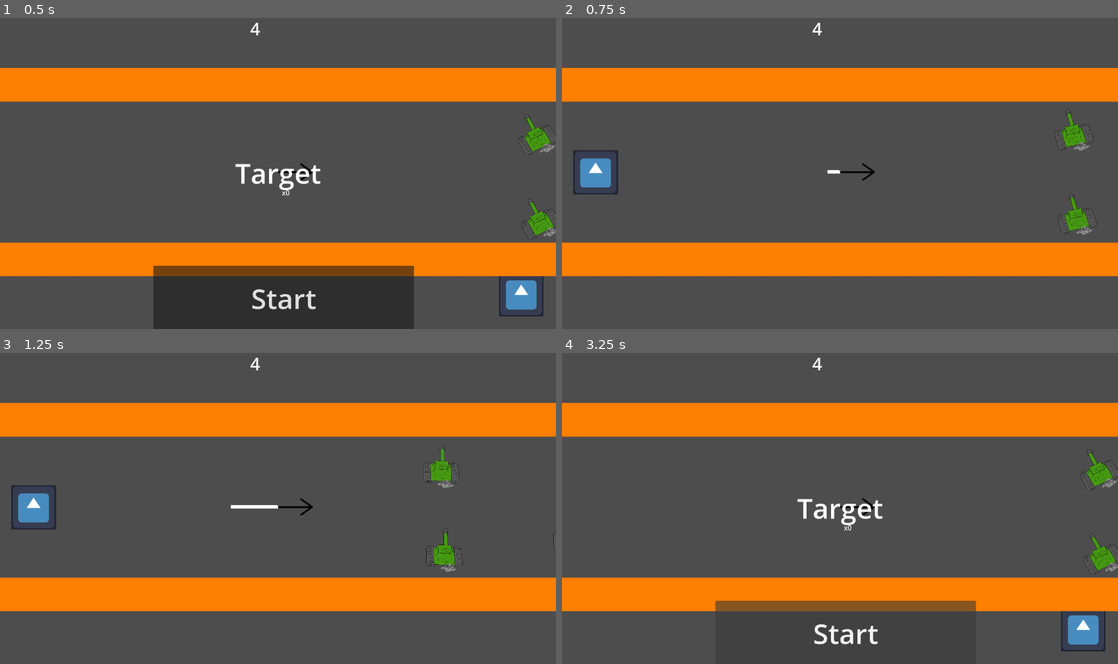
Above: before the commit, frames 1-4 (two rows, left to right).
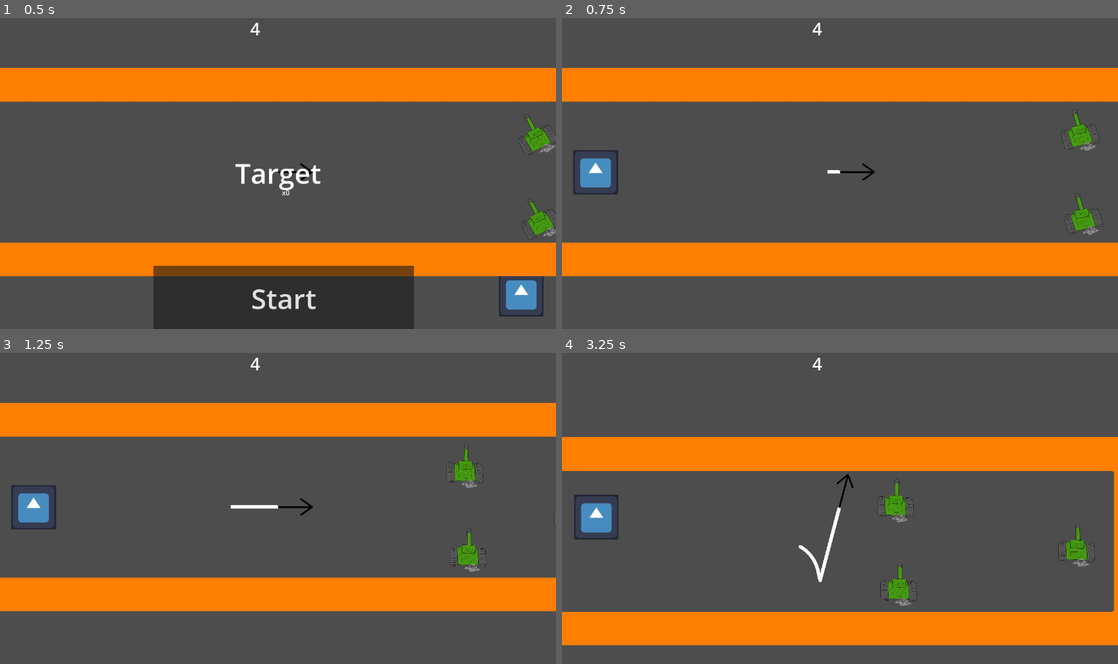
Above: after the commit, the same moments.

Repository: zazak03/jamimag
Game: Godot game, scene res://levels/level_four.tscn
Same seed, same stepped clock (60 frames per second), same inputs: the game is played once before the commit and once after it. This scene is started directly instead of the project's main scene. The engine's default icon, where the game draws it, is replaced by a stand-in: a white triangle on a blue panel in a dark square.
Inputs (mouse positions are in pixels of both pictures, inside the frame that each line leads up to):
- Up to frame 1 (0.5 s): no input
- Up to frame 2 (0.75 s): click "Start" at 0.5 s
- Up to frame 3 (1.25 s): no input
- Up to frame 4 (3.25 s): hold Right (turn_clockwise) 1.28-2.03 s; tap Left (turn_counterclockwise) at 2.1 s; click (845, 632) at 2.75 s, where only the run before the commit has a clickable "Retry ?"

Frame 1 is identical in both runs. In frame 2, 0.7% of the frame differs, in the area x 88-98%, y 29-70%; in frame 3, 1.2%; in frame 4, 46%, in the area x 0-100%, y 16-96%.

Commit message:
equilibrage lv4

Diff:
--- a/levels/level_four.tscn
+++ b/levels/level_four.tscn
@@ -10,21 +10,21 @@
 
 [sub_resource type="Curve2D" id="Curve2D_2vpub"]
 _data = {
-"points": PackedVector2Array(0, 0, 0, 0, 975, -51, 0, 0, 0, 0, 969, 115)
+"points": PackedVector2Array(0, 0, 0, 0, 975, -51, 0, 0, 0, 0, 969, 115, 0, 0, 0, 0, 987, 41, 0, 0, 0, 0, 975, -51)
 }
-point_count = 2
+point_count = 4
 
 [sub_resource type="Curve2D" id="Curve2D_mfr3m"]
 _data = {
-"points": PackedVector2Array(0, 0, 0, 0, 731, -113, 0, 0, 0, 0, 120, -113, 0, 0, 0, 0, -869, -102)
+"points": PackedVector2Array(0, 0, 0, 0, 731, -113, 0, 0, 0, 0, 120, -113, 0, 0, 0, 0, -869, -102, 0, 0, 0, 0, 109, -131, 0, 0, 0, 0, 731, -113)
 }
-point_count = 3
+point_count = 5
 
 [sub_resource type="Curve2D" id="Curve2D_nvm1b"]
 _data = {
-"points": PackedVector2Array(0, 0, 0, 0, 740, 129, 0, 0, 0, 0, 175, 127, 0, 0, 0, 0, -880, 99)
+"points": PackedVector2Array(0, 0, 0, 0, 740, 129, 0, 0, 0, 0, 175, 127, 0, 0, 0, 0, 66.6724, 115.817, 0, 0, 0, 0, -880, 99, 0, 0, 0, 0, 740, 129)
 }
-point_count = 3
+point_count = 5
 
 [node name="TemplateScene" type="Node2D"]
 script = ExtResource("1_qcs7s")
@@ -45,7 +45,6 @@
 
 [node name="ennemy_follow" parent="Path2D3" node_paths=PackedStringArray("target") instance=ExtResource("5_3cp86")]
 position = Vector2(975, -51)
-vitesse = 200.0
 target = NodePath("../../Fleche_complet/fleche")
 
 [node name="Path2D" type="Path2D" parent="."]
@@ -53,7 +52,6 @@
 
 [node name="ennemy_follow" parent="Path2D" node_paths=PackedStringArray("target") instance=ExtResource("5_3cp86")]
 position = Vector2(731, -113)
-vitesse = 200.0
 target = NodePath("../../Fleche_complet/fleche")
 
 [node name="Path2D2" type="Path2D" parent="."]
@@ -61,7 +59,6 @@
 
 [node name="ennemy_follow" parent="Path2D2" node_paths=PackedStringArray("target") instance=ExtResource("5_3cp86")]
 position = Vector2(740, 129)
-vitesse = 200.0
 target = NodePath("../../Fleche_complet/fleche")
 
 [node name="mur" parent="." instance=ExtResource("6_gi15n")]
